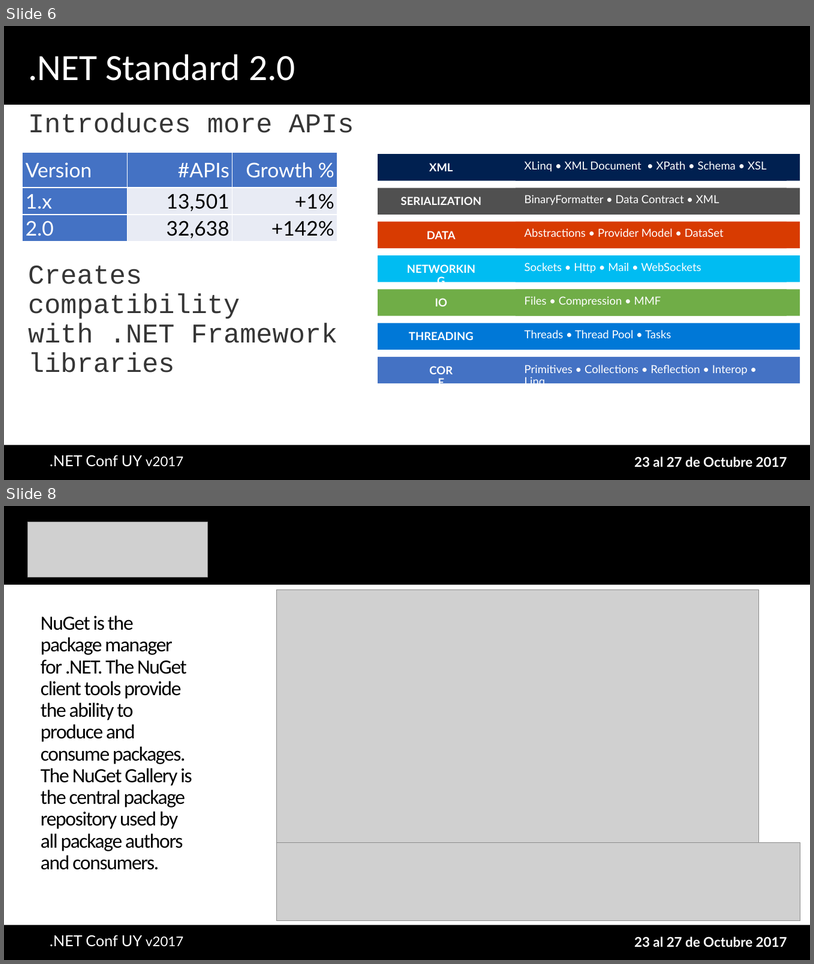
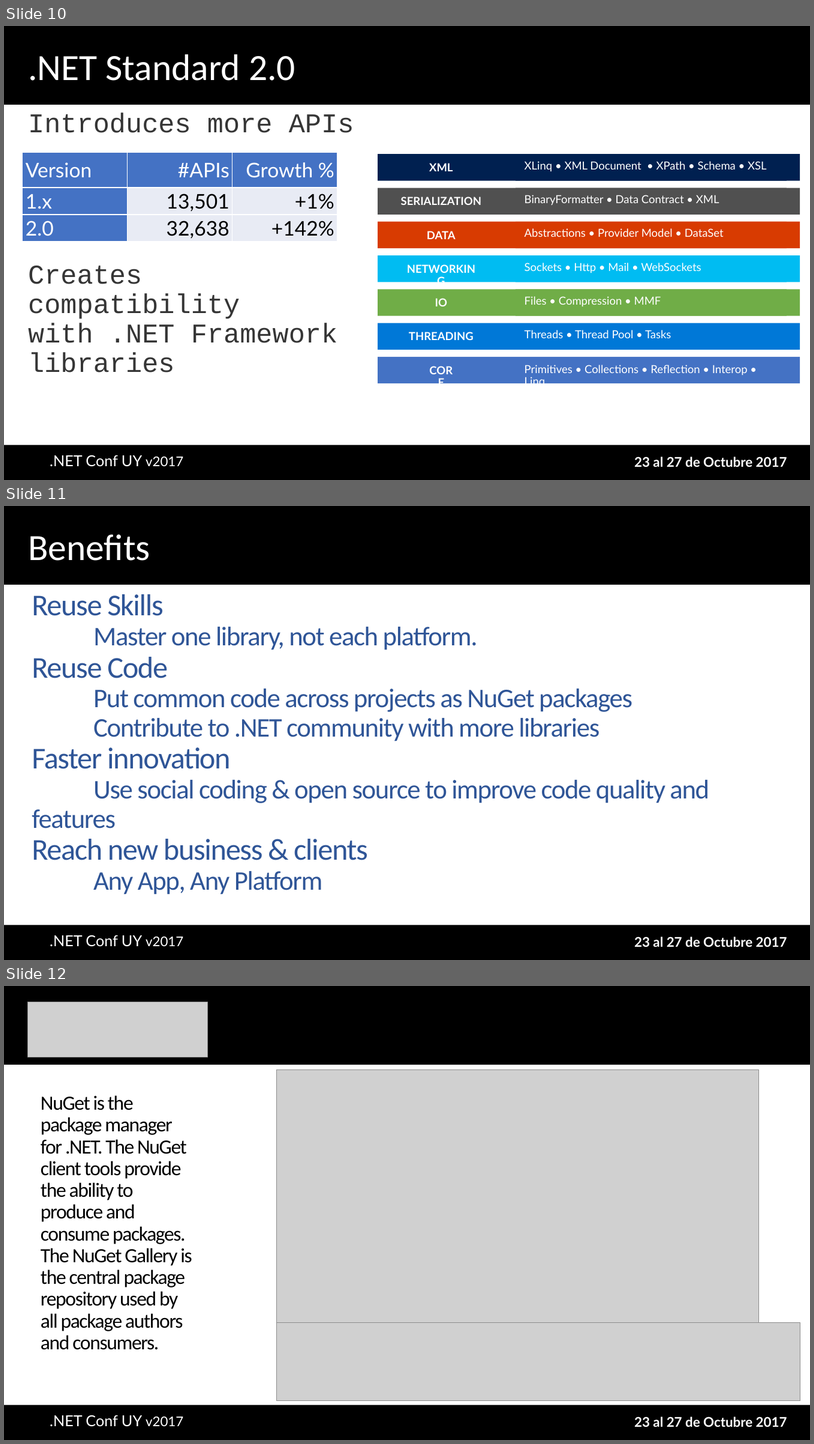
Before and after one commit to AgustinBonilla/netstandard-workshop, a slide deck: docs/.NET Standard - One Library to Rule Them All - NET Conf Uy 2017.pptx. Shown one above the other, each under a label of ours: slides 6 and 8 before the commit, slides 10, 11 and 12 after it; the slides between them are not shown. The pictures are 814x964 and 814x1444 pixels, drawn with LibreOffice and Linux fonts; fonts in the diff are those of the drawing; grey boxes stand for pictures; background and template pictures are left out. Boxes give left, top, right and bottom in pixels: in the first picture for what was removed or moved away, otherwise in the second. Text is boxed around its words. In the diff, an @@ line names an element or a change of style, - is before the commit and + after.

```diff
--- a/docs/.NET Standard - One Library to Rule Them All - NET Conf Uy 2017.pptx
+++ b/docs/.NET Standard - One Library to Rule Them All - NET Conf Uy 2017.pptx
@@ slide 11 added at box(4, 506, 810, 960), background #FFFFFF; not listed: 5 template elements that a slide beside it also shows @@
@@ title added at box(28, 534, 150, 561), 44 pt, text #FFFFFF @@
+Benefits
@@ text added at box(32, 594, 710, 894), 32 pt, text #2F5597 @@
+Reuse Skills
+Master one library, not each platform.
+Reuse Code
+Put common code across projects as NuGet packages
+Contribute to .NET community with more libraries
+Faster innovation
+Use social coding & open source to improve code quality and features
+Reach new business & clients
+Any App, Any Platform
@@ what was slide 6 is now slide 10 @@
@@ what was slide 8 is now slide 12 @@
```
Also in this commit, not shown: 1 slide changed, 5 other slides added, 1 slide removed.
